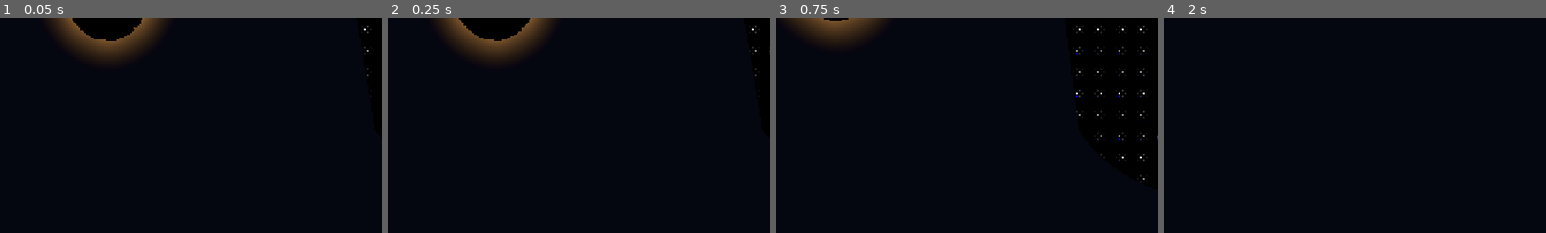
Above: before the commit, frames 1-4 (left to right).
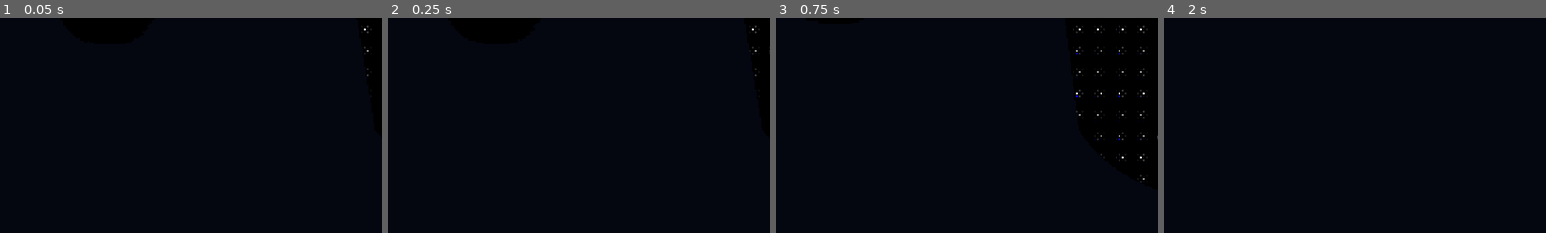
Above: after the commit, the same moments.

Repository: Yuan-Zzzz/ASCII-EXPLORE
Game: Godot game, scene res://scenes/moon_walk.tscn
Two runs of this game, one before a commit and one after it. Both use one fixed random seed, a clock stepped at 60 frames per second and the inputs below.
Inputs (mouse positions are % of the whole screen's width and height, from its top left):
- Up to frame 1 (0.05 s): no input
- Up to frame 2 (0.25 s): no input
- Up to frame 3 (0.75 s): tap Enter at 0.5 s; move the mouse to (55, 50) at 0.52 s; hold W (move_forward) from 0.53 s (still down); hold Shift (sprint) from 0.53 s (still down); click (55, 50) at 0.67 s
- Up to frame 4 (2 s): keep holding W (move_forward); tap Space (jump) at 0.77, 1.52 s; move the mouse to (45, 50) at 1.27 s; release Shift (sprint) at 1.28 s; tap C at 1.35 s
The pictures show only the part of the screen within x 35-85%, y 0-50%; the shares and areas given below are measured in that part.

The runs differ from the first frame. In frame 1, 3.2% of the frame differs, in the area x 12-44%, y 0-21%; in frame 2, 3.2%; in frame 3, 2.2%; in frame 4, nothing differs.

Commit message:
feat(sun): glow from ASCII glyph strokes like the black hole
Bake atlas-local fringe into emissive glyphs, use a dark sun shell in
ASCII modes, and keep the soft corona only for Bayer model.

Co-authored-by: Cursor <cursoragent@cursor.com>

Diff:
--- a/features/ascii/glyph_billboard.gdshader
+++ b/features/ascii/glyph_billboard.gdshader
@@ -65,9 +65,36 @@
 	float du = 1.0 / float(nchars);
 	vec2 atlas_uv = vec2((v_idx + v_local.x) * du, v_local.y);
 	float mask = texture(u_atlas, atlas_uv).r;
-	if (mask < 0.28) {
-		discard;
+	float energy = max(u_emission_energy, 0.0);
+	if (energy <= 0.001) {
+		if (mask < 0.28) {
+			discard;
+		}
+		ALBEDO = v_color * smoothstep(0.28, 0.75, mask);
+		EMISSION = vec3(0.0);
+	} else {
+		// Same cell as the stroke: soft fringe so the character emits glow (sun / BH path).
+		float glow_mask = 0.0;
+		for (int oy = -2; oy <= 2; oy++) {
+			for (int ox = -2; ox <= 2; ox++) {
+				vec2 o = v_local + vec2(float(ox), float(oy)) * 0.16;
+				if (o.x < 0.0 || o.x > 1.0 || o.y < 0.0 || o.y > 1.0) {
+					continue;
+				}
+				float m = textureLod(u_atlas, vec2((v_idx + o.x) * du, o.y), 0.0).r;
+				float w = exp(-0.5 * float(ox * ox + oy * oy));
+				glow_mask += m * w;
+			}
+		}
+		vec3 stroke = vec3(0.0);
+		if (mask >= 0.28) {
+			stroke = v_color * smoothstep(0.28, 0.75, mask);
+		} else if (glow_mask < 0.04) {
+			discard;
+		}
+		vec3 glow = v_color * glow_mask * 0.28 * energy;
+		vec3 shown = stroke * (1.0 + 0.85 * energy) + glow;
+		ALBEDO = shown;
+		EMISSION = shown;
 	}
-	ALBEDO = v_color * smoothstep(0.28, 0.75, mask);
-	EMISSION = ALBEDO * u_emission_energy;
 }
--- a/features/moon_walk/moon_walk_root.gd
+++ b/features/moon_walk/moon_walk_root.gd
@@ -88,11 +88,17 @@
 		material.roughness = 1.0
 		if field.emissive_body:
 			material.shading_mode = BaseMaterial3D.SHADING_MODE_UNSHADED
-			material.albedo_color = _emissive_core_color(field.tint)
-			material.emission_enabled = true
-			material.emission = field.tint
-			material.emission_energy_multiplier = sun_core_energy
 			host.cast_shadow = GeometryInstance3D.SHADOW_CASTING_SETTING_OFF
+			# ASCII modes: dark shell so only glyph strokes light the sun (like BlackHole).
+			# Bayer model keeps the smooth emissive core.
+			if surface_render_mode == 1:
+				material.albedo_color = _emissive_core_color(field.tint)
+				material.emission_enabled = true
+				material.emission = field.tint
+				material.emission_energy_multiplier = sun_core_energy
+			else:
+				material.albedo_color = Color(0.01, 0.012, 0.02)
+				material.emission_enabled = false
 		else:
 			if surface_render_mode != 1:
 				material.shading_mode = BaseMaterial3D.SHADING_MODE_UNSHADED
@@ -104,6 +110,15 @@
 			var overlay := ShaderMaterial.new()
 			overlay.shader = ModelDitherShader
 			host.material_overlay = overlay
+	_sync_sun_corona()
+
+
+func _sync_sun_corona() -> void:
+	var corona := get_node_or_null("SkyPivot/SunHost/Corona") as VisualInstance3D
+	if corona == null:
+		return
+	# Soft corona only with Bayer model; ASCII modes glow from glyph strokes.
+	corona.visible = surface_render_mode == 1
 
 
 func _emissive_core_color(tint: Color) -> Color:
--- a/tools/smoke_moon_walk.gd
+++ b/tools/smoke_moon_walk.gd
@@ -62,16 +62,6 @@
 
 	var sun_host := main.get_node("SkyPivot/SunHost") as MeshInstance3D
 	var sun_mat := sun_host.material_override as StandardMaterial3D
-	if sun_mat == null or not sun_mat.emission_enabled:
-		_fail("sun missing emissive material")
-		return
-	# 太阳必须用 HDR 自发光核心，才能在环境辉光里亮起来。
-	if sun_mat.shading_mode != BaseMaterial3D.SHADING_MODE_UNSHADED:
-		_fail("sun core must be unshaded")
-		return
-	if sun_mat.albedo_color.r <= 1.0:
-		_fail("sun core is not HDR: %s" % sun_mat.albedo_color)
-		return
 	var sun_field := _field(main, ^"SkyPivot/SunHost")
 	if sun_field == null:
 		_fail("sun glyph field missing")
@@ -79,9 +69,33 @@
 	if sun_field.emission_energy <= 0.0:
 		_fail("sun glyph emission missing")
 		return
-	if sun_host.get_node_or_null("Corona") == null:
+	var sun_corona := sun_host.get_node_or_null("Corona") as VisualInstance3D
+	if sun_corona == null:
 		_fail("sun corona missing")
 		return
+	# Default ASCII+Bayer: dark shell + glyph stroke glow; soft corona stays off.
+	if sun_mat == null or sun_mat.shading_mode != BaseMaterial3D.SHADING_MODE_UNSHADED:
+		_fail("sun shell must be unshaded")
+		return
+	if sun_mat.emission_enabled or sun_mat.albedo_color.r > 0.05:
+		_fail("ASCII sun must not use a lit core")
+		return
+	if sun_corona.visible:
+		_fail("ASCII sun must hide the soft corona")
+		return
+	main.surface_render_mode = 1
+	await process_frame
+	await process_frame
+	sun_mat = sun_host.material_override as StandardMaterial3D
+	if sun_mat == null or not sun_mat.emission_enabled or sun_mat.albedo_color.r <= 1.0:
+		_fail("Bayer sun must keep an HDR emissive core")
+		return
+	if not sun_corona.visible:
+		_fail("Bayer sun may show the soft corona")
+		return
+	main.surface_render_mode = 2
+	await process_frame
+	await process_frame
 	var world_env := main.get_node_or_null("WorldEnvironment") as WorldEnvironment
 	if world_env == null or not world_env.environment.glow_enabled:
 		_fail("world glow disabled")
--- a/tools/test_ascii_bayer.gd
+++ b/tools/test_ascii_bayer.gd
@@ -14,6 +14,8 @@
 	await process_frame
 	assert(main.surface_render_mode == 2)
 	assert(not main.has_node("BayerDither"))
+	var sun_corona := main.get_node("SkyPivot/SunHost/Corona") as VisualInstance3D
+	assert(not sun_corona.visible, "ASCII modes must hide the soft corona")
 	for path in ["Moon/MoonMesh", "SkyPivot/Earth", "SkyPivot/SunHost"]:
 		var host = main.get_node(path)
 		var field = host.get_node("GlyphField") as GlyphField
@@ -21,6 +23,9 @@
 		assert(host.material_overlay == null)
 		if field.emissive_body:
 			assert(field.material_overlay == null)
+			var core := host.material_override as StandardMaterial3D
+			assert(core != null and not core.emission_enabled, "ASCII sun uses glyph emission, not a lit core")
+			assert(core.albedo_color.r < 0.05)
 		else:
 			assert(field.material_overlay is ShaderMaterial)
 			assert(field.material_overlay.shader.resource_path.ends_with("glyph_bayer_overlay.gdshader"))
@@ -40,9 +45,13 @@
 	await process_frame
 	assert(not field.visible)
 	assert(main.get_node("Moon/MoonMesh").material_overlay is ShaderMaterial)
+	assert(sun_corona.visible, "Bayer model may show the soft corona")
+	var sun_core := main.get_node("SkyPivot/SunHost").material_override as StandardMaterial3D
+	assert(sun_core.emission_enabled, "Bayer sun keeps the emissive core")
 	main.surface_render_mode = 2
 	await process_frame
 	await process_frame
 	assert(field.visible and field.material_overlay is ShaderMaterial)
+	assert(not sun_corona.visible)
 	print("ASCII_BAYER_OK combined geometry, independent UI, parameter updates and three mode transitions")
 	quit()
Not shown, changed: features/moon_walk/README.md
